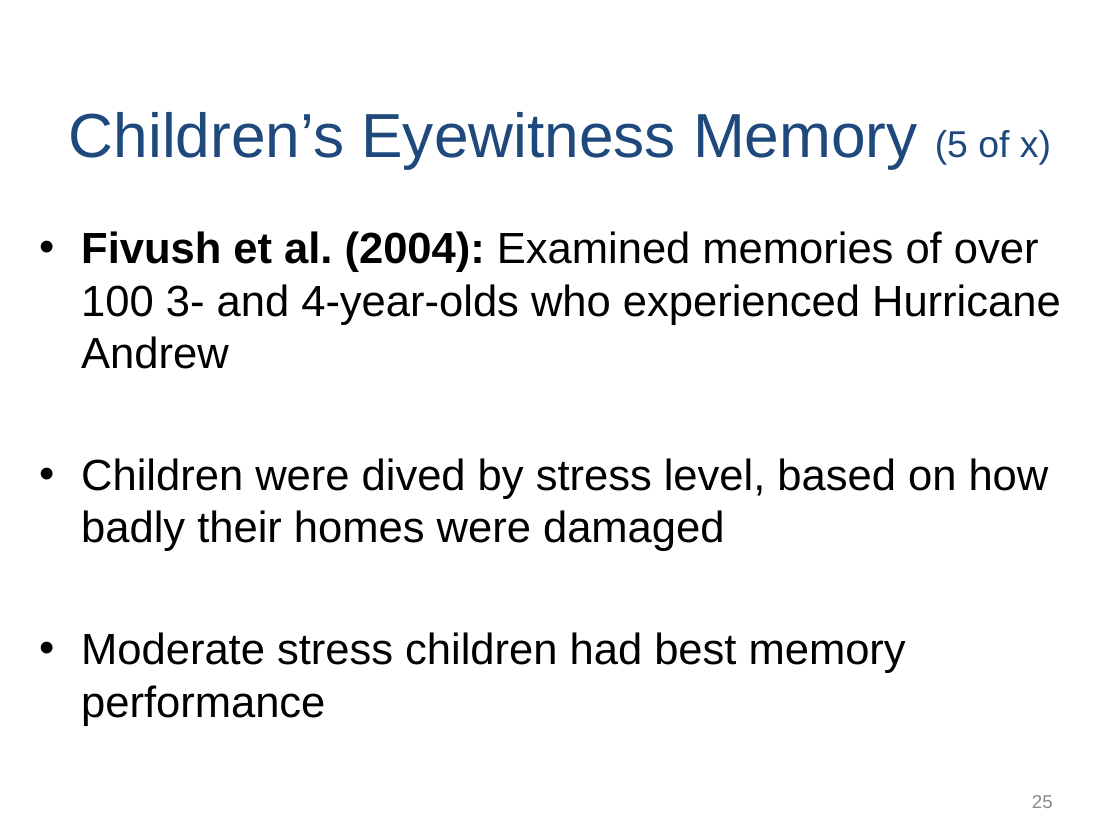
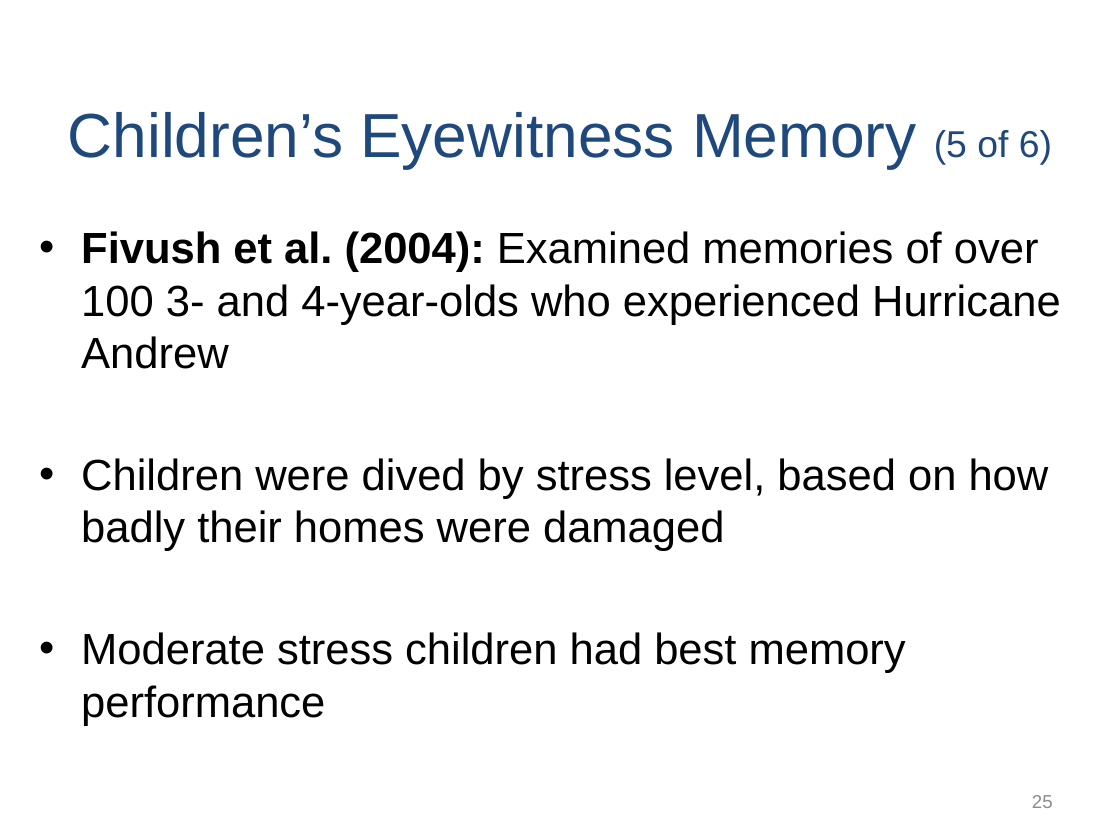
Before and after one commit to npm27/Teaching-Materials, a slide deck: slide 25 of Memory/Slides/Chapter 12.PPTX. Drawn at 1120x840 pixels with LibreOffice and Linux fonts; fonts in the diff are those of the drawing. Boxes give left, top, right and bottom in pixels: in the first picture for what was removed or moved away, otherwise in the second. Text is boxed around its words. In the diff, an @@ line names an element or a change of style, - is before the commit and + after.

```diff
--- a/Memory/Slides/Chapter 12.PPTX
+++ b/Memory/Slides/Chapter 12.PPTX
@@ title at bbox=[68, 112, 1052, 168]: text changed @@
-Children’s Eyewitness Memory (5 of x)
+Children’s Eyewitness Memory (5 of 6)
```
Also in this commit, not shown: 5 other slides changed.
